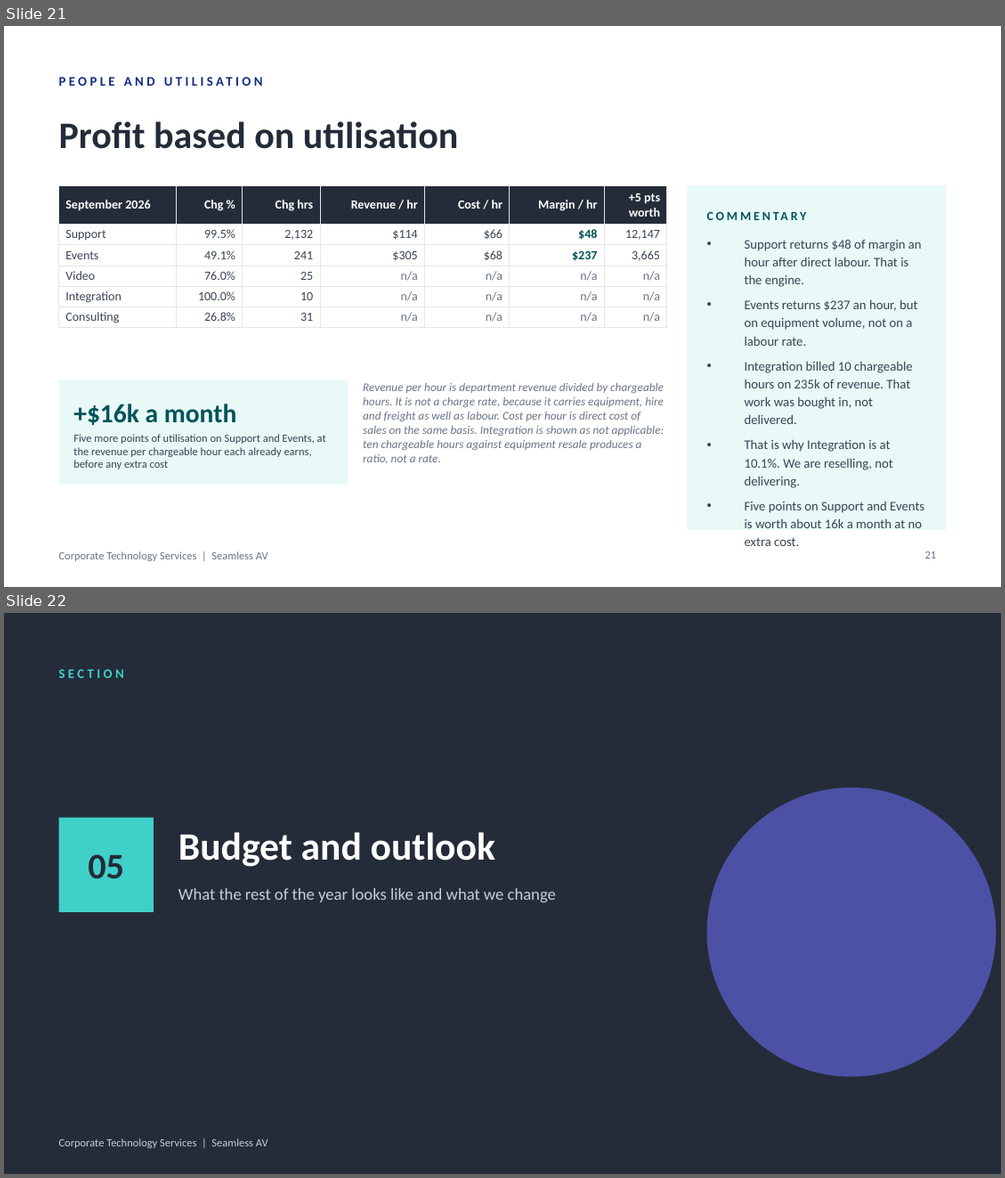
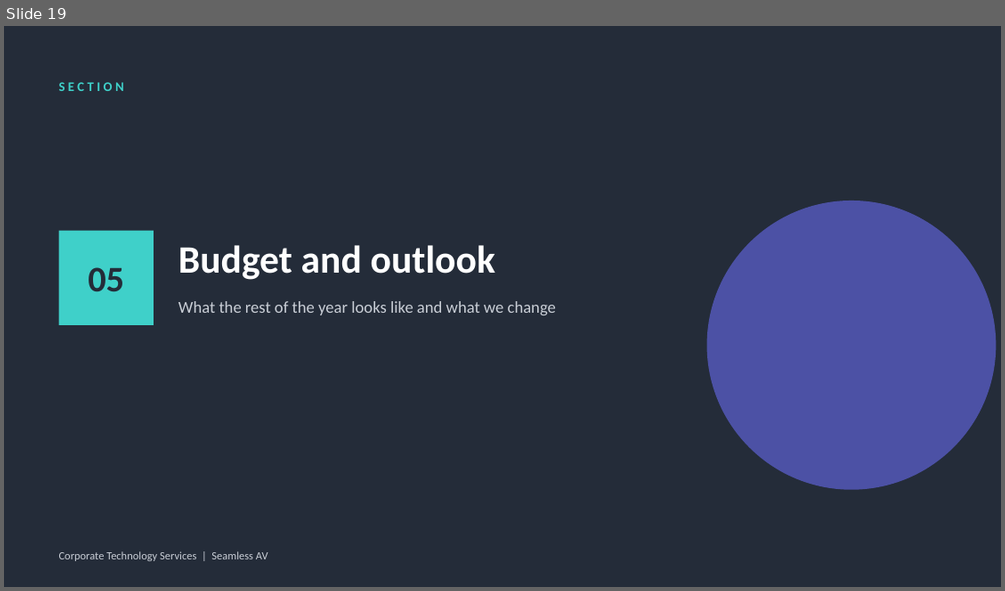
Before and after one commit to WesleyNelson-O33/Claude, a slide deck: deck/CTS Monthly Business Review - September 2026.pptx. Shown one above the other, each under a label of ours: slides 21 and 22 before the commit, slide 19 after it. The pictures are 1005x1178 and 1005x591 pixels, drawn with LibreOffice and Linux fonts; fonts in the diff are those of the drawing. Boxes give left, top, right and bottom in pixels: in the first picture for what was removed or moved away, otherwise in the second. Text is boxed around its words. In the diff, an @@ line names an element or a change of style, - is before the commit and + after.

```diff
--- a/deck/CTS Monthly Business Review - September 2026.pptx
+++ b/deck/CTS Monthly Business Review - September 2026.pptx
@@ slide 21 removed at box(4, 26, 1001, 587), background #FFFFFF @@
@@ text removed at box(59, 66, 757, 95) @@
-PEOPLE AND UTILISATION
@@ text removed at box(59, 121, 458, 149) @@
-Profit based on utilisation
@@ table removed at box(59, 185, 667, 327), 6 rows, 7 columns @@
-September 2026 | Chg % | Chg hrs | Revenue / hr | Cost / hr | Margin / hr | +5 pts worth
-Support | 99.5% | 2,132 | $114 | $66 | $48 | 12,147
-Events | 49.1% | 241 | $305 | $68 | $237 | 3,665
-Video | 76.0% | 25 | n/a | n/a | n/a | n/a
-Integration | 100.0% | 10 | n/a | n/a | n/a | n/a
-Consulting | 26.8% | 31 | n/a | n/a | n/a | n/a
@@ rectangle removed at box(687, 185, 946, 530) @@
@@ text removed at box(707, 203, 926, 228) @@
-COMMENTARY
@@ text removed at box(744, 240, 924, 546) @@
-• Support returns $48 of margin an hour after direct labour. That is the engine.
-• Events returns $237 an hour, but on equipment volume, not on a labour rate.
-• Integration billed 10 chargeable hours on 235k of revenue. That work was bought in, not delivered.
-• That is why Integration is at 10.1%. We are reselling, not delivering.
-• Five points on Support and Events is worth about 16k a month at no extra cost.
@@ rectangle removed at box(59, 380, 348, 484) @@
@@ text removed at box(363, 383, 663, 464) @@
-Revenue per hour is department revenue divided by chargeable hours. It is not a charge rate, because it carries equipment, hire and freight as well as labour. Cost per hour is direct cost of sales on the same basis. Integration is shown as not applicable: ten chargeable hours against equipment resale produces a ratio, not a rate.
@@ text removed at box(73, 403, 236, 425) @@
-+$16k a month
@@ text removed at box(73, 434, 326, 469) @@
-Five more points of utilisation on Support and Events, at the revenue per chargeable hour each already earns, before any extra cost
@@ text removed at box(59, 551, 268, 561) @@
-Corporate Technology Services | Seamless AV
@@ page number removed at box(925, 551, 937, 558) @@
-21
@@ what was slide 22 is now slide 19 @@
```
Also in this commit, not shown: 12 slides changed, 1 slide added, 3 other slides removed, 54 other files.
